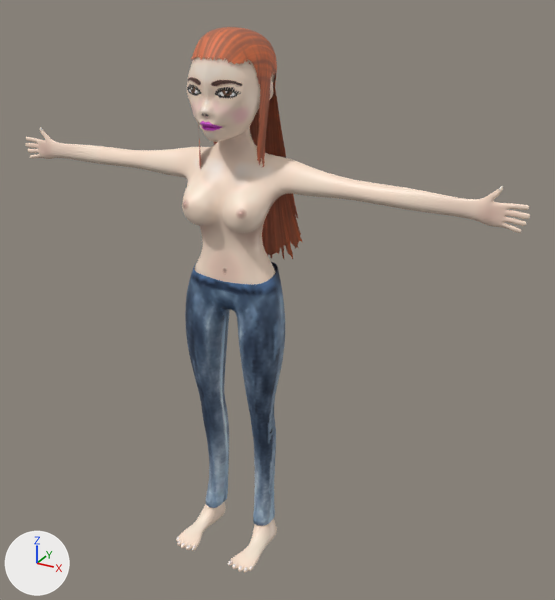
Renders of the glTF model assets/girl.glb from each side of a commit.
Both versions are drawn from a camera (50 mm lens) standing at (1.274, -1.972, 2.052) and looking at (0.125, 0.117, 1.008). The axes (+X, +Y, +Z) are drawn at lower left. The lights are the same throughout. Where no turn or scale is listed for an object, it has been applied to the vertices.

Names of what the first picture shows: 'Girl Body', 'Hair 1', 'Jeans'.
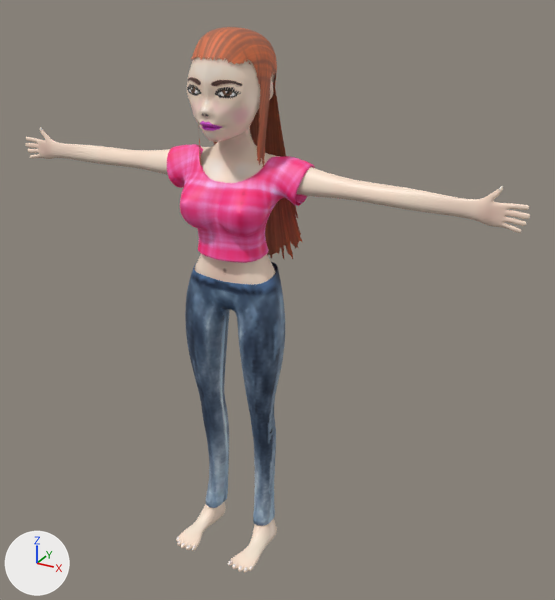
Pixel boxes (x1, y1, x2, y2) of what changed, in the pictures (555 x 600 px):
'Shirt 1', added (pink): after (167, 144, 315, 263)

Patch to the scene script:
```diff
--- a/assets/girl.glb.py
+++ b/assets/girl.glb.py
@@ img_shirt @@
+img_shirt = load_image('Shirt', '_unpacked/Shirt', 256, 256, 'sRGB')
@@ mat_material_002 @@
+mat_material_002 = principled_material('Material.002')
+mat_material_002.texture = img_shirt
@@ me_cube_011 @@
+me_cube_011.from_pydata(...)  # 3526 vertices, 6848 faces; spans x -0.257..0.257, y -0.082..0.149, z 1.179..1.506
+me_cube_011.materials.append(mat_material_002)  # picture img_shirt
@@ ob_shirt_1 @@
+ob_shirt_1 = bpy.data.objects.new('Shirt 1', me_cube_011)
+ob_shirt_1.location = (0.0, 0.0, 0.0)
```
